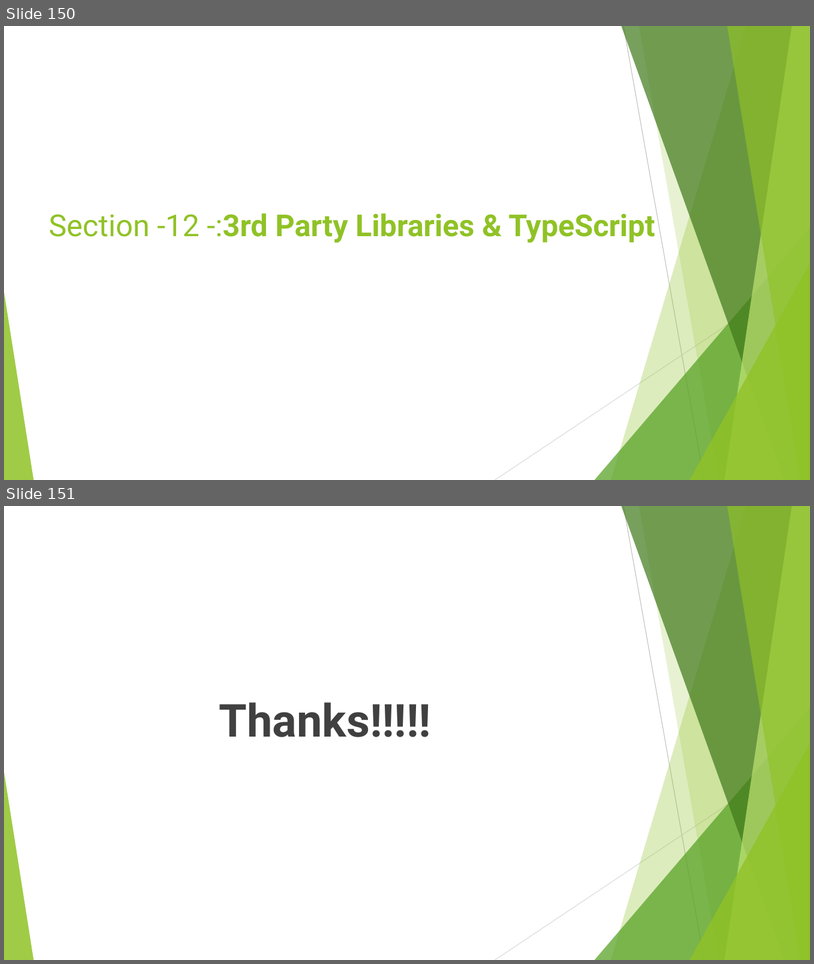
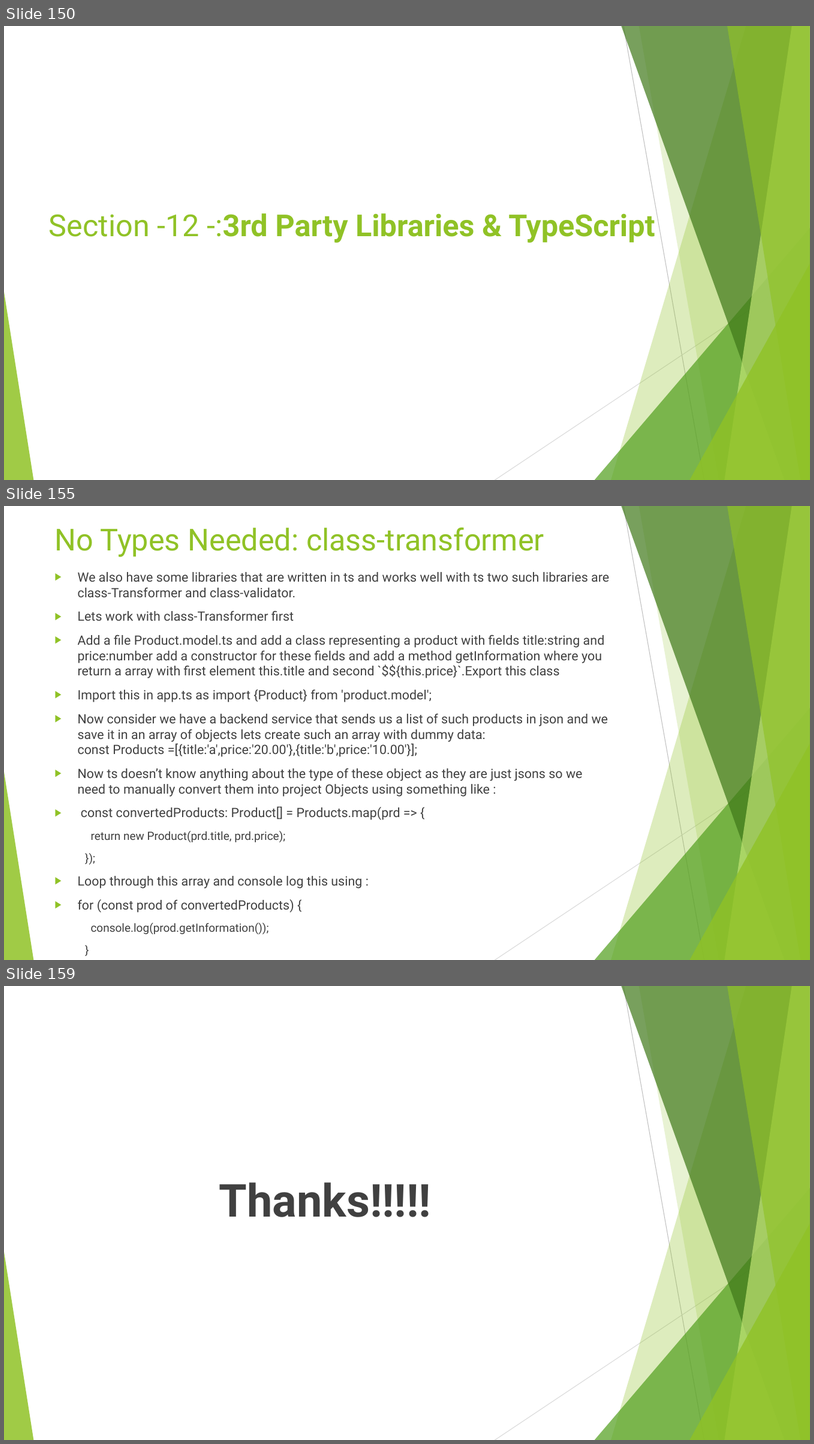
Before and after one commit to rudhrainfogain/TypeScript, a slide deck: PPT/TypeScriptv12.pptx. Shown one above the other, each under a label of ours: slides 150 and 151 before the commit, slides 150, 155 and 159 after it; the slides between them are not shown. The pictures are 814x964 and 814x1444 pixels, drawn with LibreOffice and Linux fonts; fonts in the diff are those of the drawing. Boxes give left, top, right and bottom in pixels: in the first picture for what was removed or moved away, otherwise in the second. Text is boxed around its words. In the diff, an @@ line names an element or a change of style, - is before the commit and + after.

Commit message:
Third party libraries complete

```diff
--- a/PPT/TypeScriptv12.pptx
+++ b/PPT/TypeScriptv12.pptx
@@ slide 155 added at [4,506,810,960], background #FFFFFF; not listed: 10 template elements that a slide beside it also shows @@
@@ title added at [55,527,545,557], 36 pt, text #90C226 @@
+No Types Needed: class-transformer
@@ text added at [78,572,609,912], 15.3 pt, text #404040 @@
+▶ We also have some libraries that are written in ts and works well with ts two such libraries are class-Transformer and class-validator.
+▶ Lets work with class-Transformer first
+▶ Add a file Product.model.ts and add a class representing a product with fields title:string and price:number add a constructor for these fields and add a method getInformation where you return a array with first element this.title and second `$${this.price}`.Export this class
+▶ Import this in app.ts as import {Product} from 'product.model';
+▶ Now consider we have a backend service that sends us a list of such products in json and we save it in an array of objects lets create such an array with dummy data: const Products =[{title:'a',price:'20.00'},{title:'b',price:'10.00'}];
+▶ Now ts doesn’t know anything about the type of these object as they are just jsons so we need to manually convert them into project Objects using something like :
+▶ const convertedProducts: Product[] = Products.map(prd => {
+  return new Product(prd.title, prd.price);
+  });
+▶ Loop through this array and console log this using :
+▶ for (const prod of convertedProducts) {
+  console.log(prod.getInformation());
+  }
@@ what was slide 151 is now slide 159 @@
```
Also in this commit, not shown: 7 other slides added, 15 other files.
